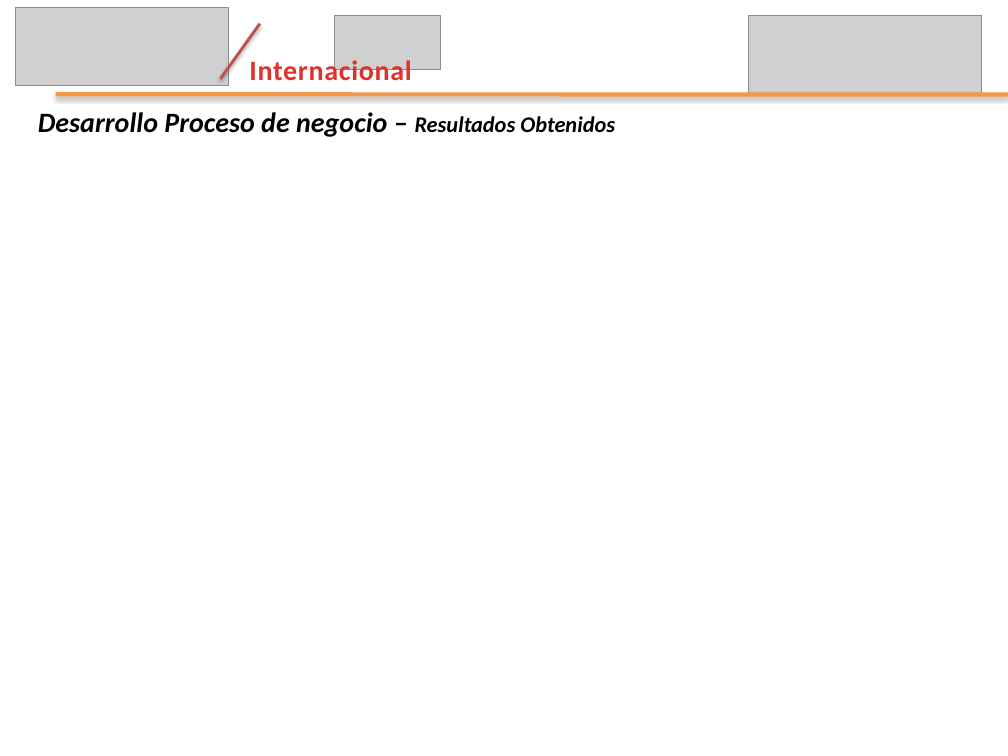
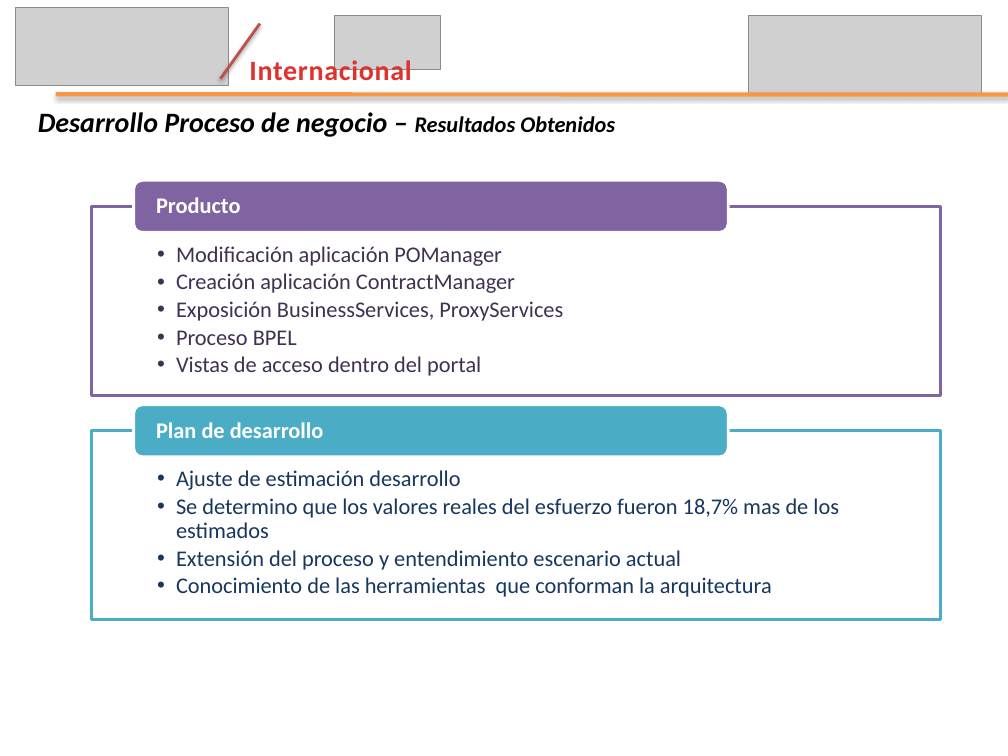
Before and after one commit to leseroth/ingenium-managment, a slide deck: slide 10 of CSOF5200 Proyecto 2/0727PresentacionIngenium.pptx (slide 9 before the commit). Drawn at 1008x756 pixels with LibreOffice and Linux fonts; fonts in the diff are those of the drawing; grey boxes stand for pictures. Boxes give left, top, right and bottom in pixels: in the first picture for what was removed or moved away, otherwise in the second. Text is boxed around its words. In the diff, an @@ line names an element or a change of style, - is before the commit and + after.

```diff
--- a/CSOF5200 Proyecto 2/0727PresentacionIngenium.pptx
+++ b/CSOF5200 Proyecto 2/0727PresentacionIngenium.pptx
@@ group added at (x1=92, y1=180, x2=941, y2=619): 4 texts, 2 rectangles, 2 rounded rectangles @@
+  •• Modificación aplicación POManager
+  •• Creación aplicación ContractManager
+  •• Exposición BusinessServices, ProxyServices
+  •• Proceso BPEL
+  •• Vistas de acceso dentro del portal
+Producto
+  •• Ajuste de estimación desarrollo
+  •• Se determino que los valores reales del esfuerzo fueron 18,7% mas de los estimados
+  •• Extensión del proceso y entendimiento escenario actual
+  •• Conocimiento de las herramientas que conforman la arquitectura
+Plan de desarrollo
```
Also in this commit, not shown: 6 other slides changed, 1 slide added.
